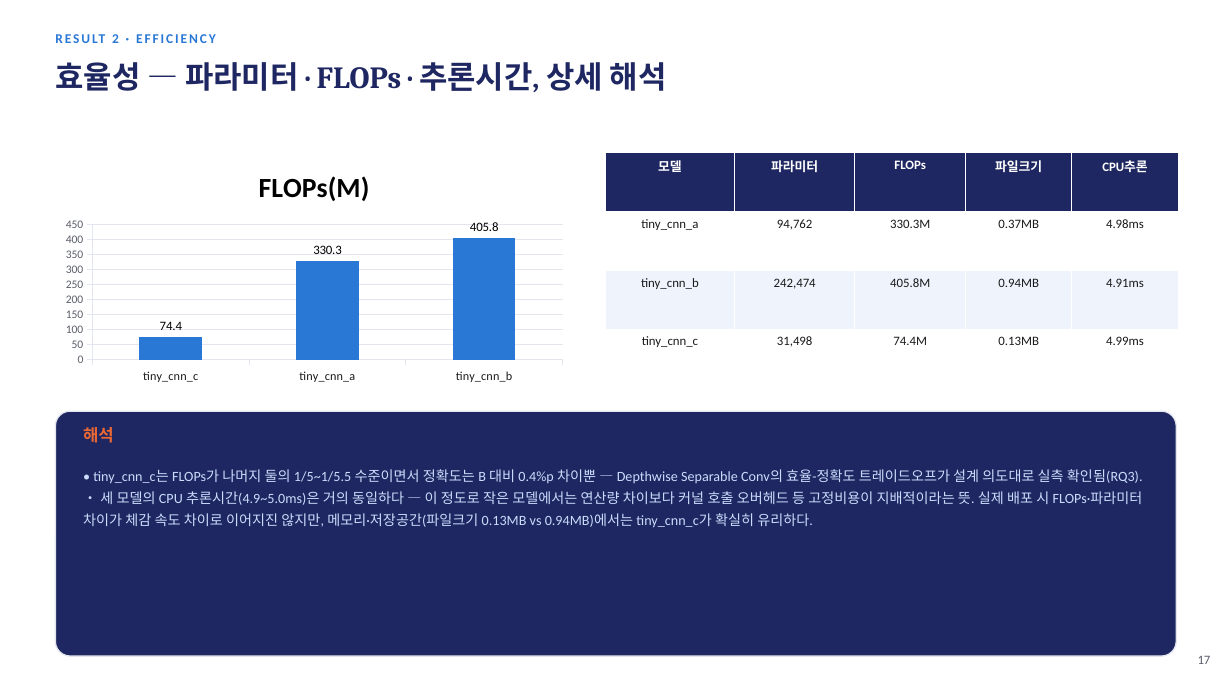
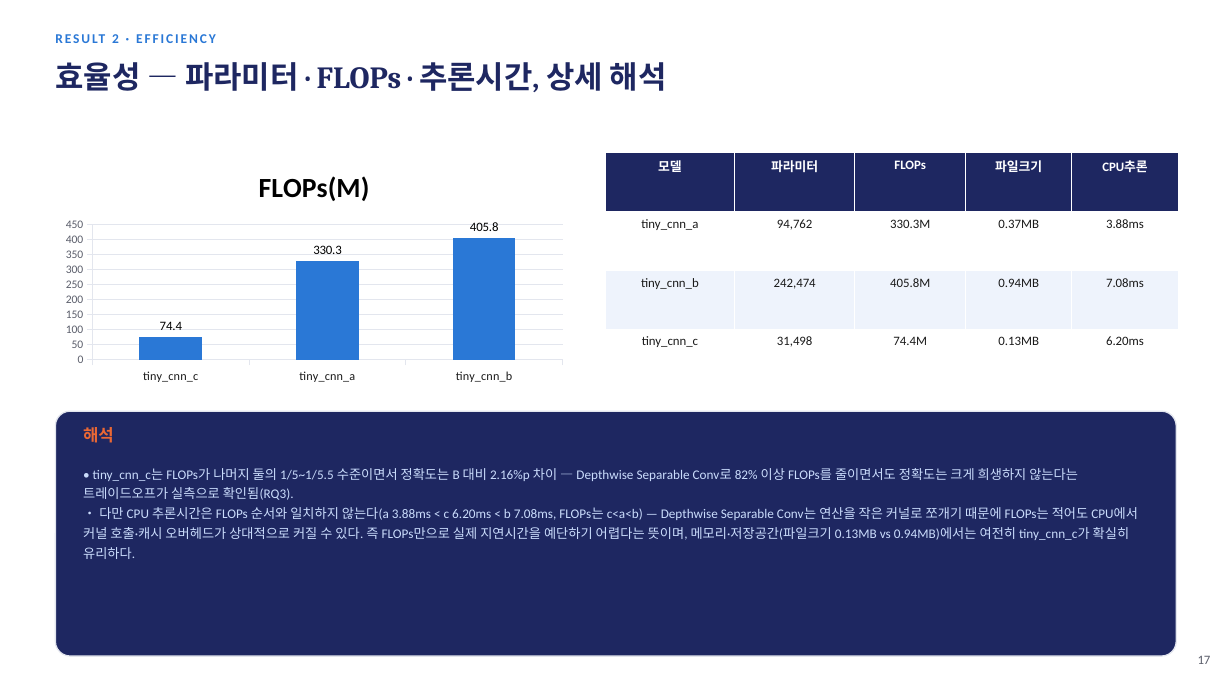
Before and after one commit to sara0813/tomato-disease-v2, a slide deck: slide 18 of docs/CNN_토마토_병해분류_V2_진행보고.pptx. Drawn at 1232x693 pixels with LibreOffice and Linux fonts; fonts in the diff are those of the drawing. Boxes give left, top, right and bottom in pixels: in the first picture for what was removed or moved away, otherwise in the second. Text is boxed around its words. In the diff, an @@ line names an element or a change of style, - is before the commit and + after.

```diff
--- a/docs/CNN_토마토_병해분류_V2_진행보고.pptx
+++ b/docs/CNN_토마토_병해분류_V2_진행보고.pptx
@@ table at bbox=[605, 152, 1178, 388] @@
-row 2, column 5: 4.98ms
+row 2, column 5: 3.88ms
-row 3, column 5: 4.91ms
+row 3, column 5: 7.08ms
-row 4, column 5: 4.99ms
+row 4, column 5: 6.20ms
@@ text at bbox=[83, 468, 1138, 559]: text changed; size 11 to 10.3 pt @@
-• tiny_cnn_c는 FLOPs가 나머지 둘의 1/5~1/5.5 수준이면서 정확도는 B 대비 0.4%p 차이뿐 — Depthwise Separable Conv의 효율-정확도 트레이드오프가 설계 의도대로 실측 확인됨(RQ3).
-• 세 모델의 CPU 추론시간(4.9~5.0ms)은 거의 동일하다 — 이 정도로 작은 모델에서는 연산량 차이보다 커널 호출 오버헤드 등 고정비용이 지배적이라는 뜻. 실제 배포 시 FLOPs·파라미터 차이가 체감 속도 차이로 이어지진 않지만, 메모리·저장공간(파일크기 0.13MB vs 0.94MB)에서는 tiny_cnn_c가 확실히 유리하다.
+• tiny_cnn_c는 FLOPs가 나머지 둘의 1/5~1/5.5 수준이면서 정확도는 B 대비 2.16%p 차이 — Depthwise Separable Conv로 82% 이상 FLOPs를 줄이면서도 정확도는 크게 희생하지 않는다는 트레이드오프가 실측으로 확인됨(RQ3).
+• 다만 CPU 추론시간은 FLOPs 순서와 일치하지 않는다(a 3.88ms < c 6.20ms < b 7.08ms, FLOPs는 c<a<b) — Depthwise Separable Conv는 연산을 작은 커널로 쪼개기 때문에 FLOPs는 적어도 CPU에서 커널 호출·캐시 오버헤드가 상대적으로 커질 수 있다. 즉 FLOPs만으로 실제 지연시간을 예단하기 어렵다는 뜻이며, 메모리·저장공간(파일크기 0.13MB vs 0.94MB)에서는 여전히 tiny_cnn_c가 확실히 유리하다.
```
Also in this commit, not shown: 10 other slides changed, 1 other file.
